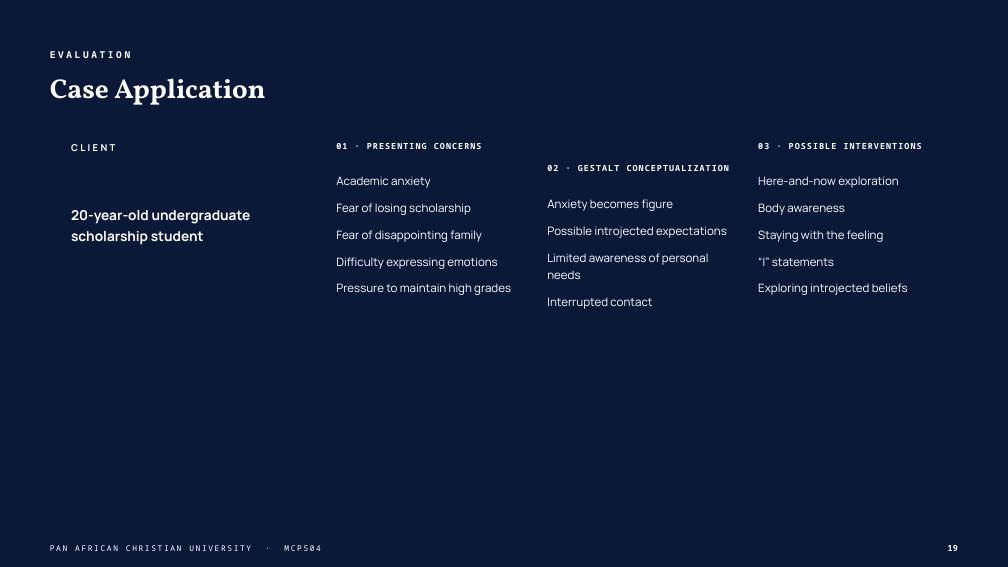
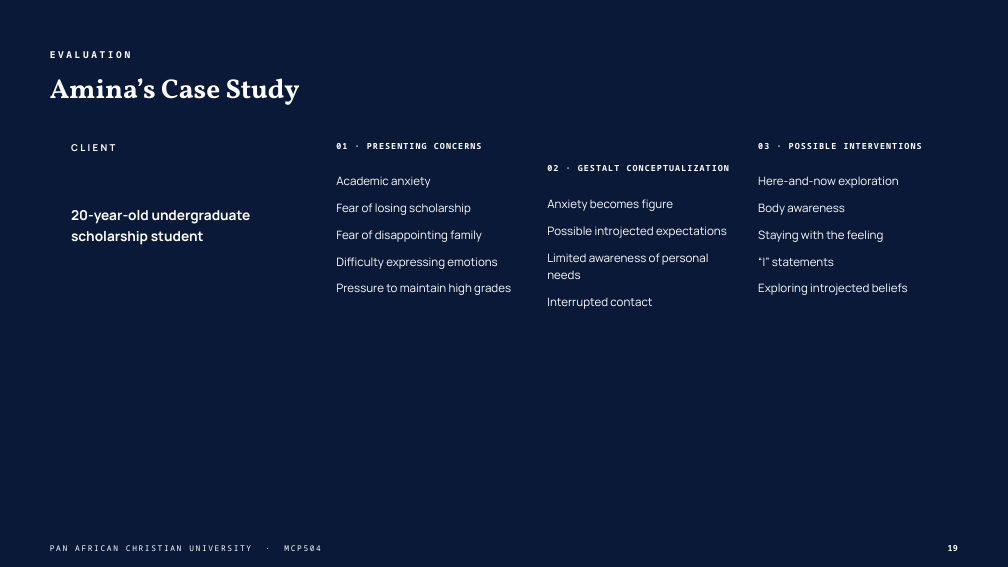
Before and after one commit to wambetebenjamin/Business-e-books, a slide deck: slide 19 of presentations/gestalt-theory-counselling/output/Gestalt Theory and Its Application to Counselling.pptx. Drawn at 1008x567 pixels with LibreOffice and Linux fonts; fonts in the diff are those of the drawing; background and template pictures are left out. Boxes give left, top, right and bottom in pixels: in the first picture for what was removed or moved away, otherwise in the second. Text is boxed around its words. In the diff, an @@ line names an element or a change of style, - is before the commit and + after.

```diff
--- a/presentations/gestalt-theory-counselling/output/Gestalt Theory and Its Application to Counselling.pptx
+++ b/presentations/gestalt-theory-counselling/output/Gestalt Theory and Its Application to Counselling.pptx
@@ text at <box>50,78,300,105</box>: text changed @@
-Case Application
+Amina’s Case Study
```
Also in this commit, not shown: 1 other slide changed, 7 other files.
